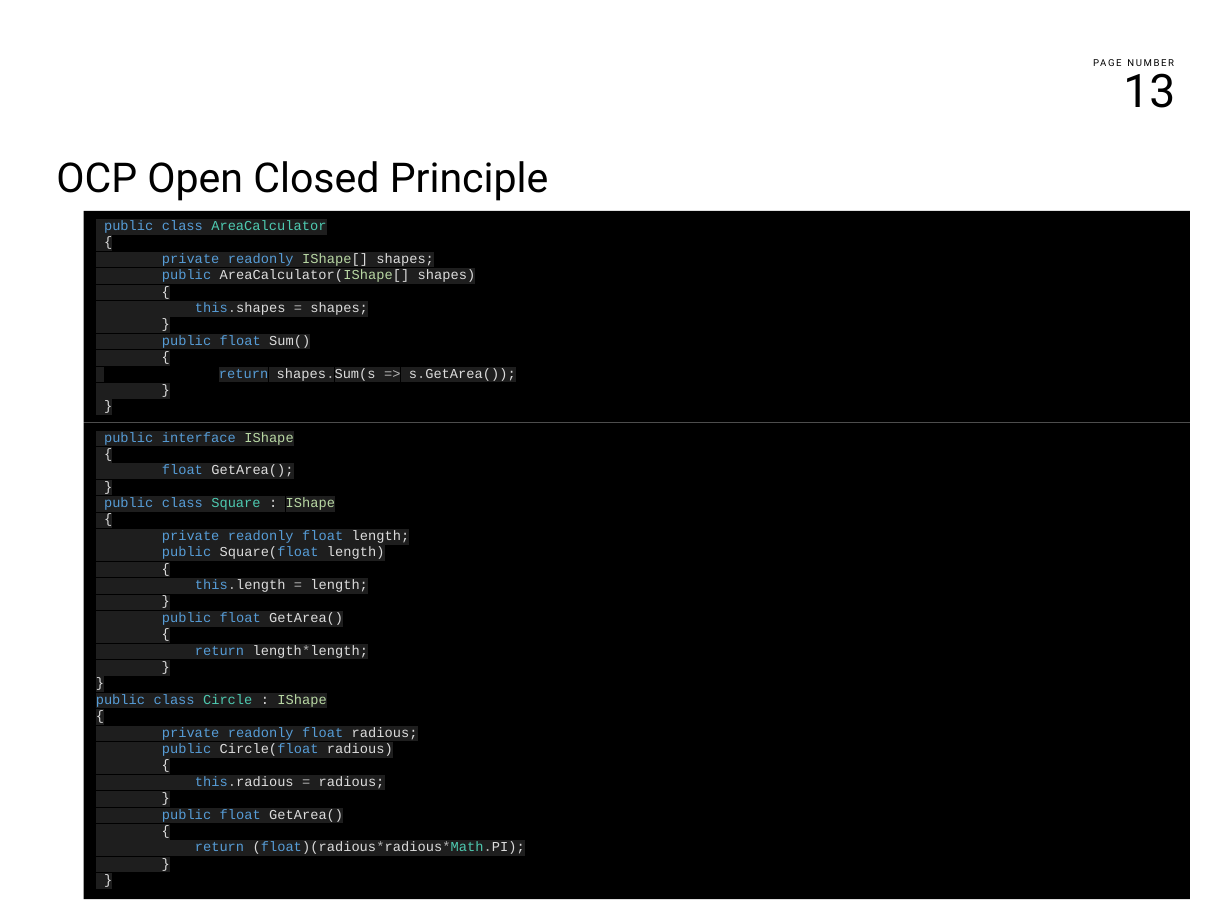
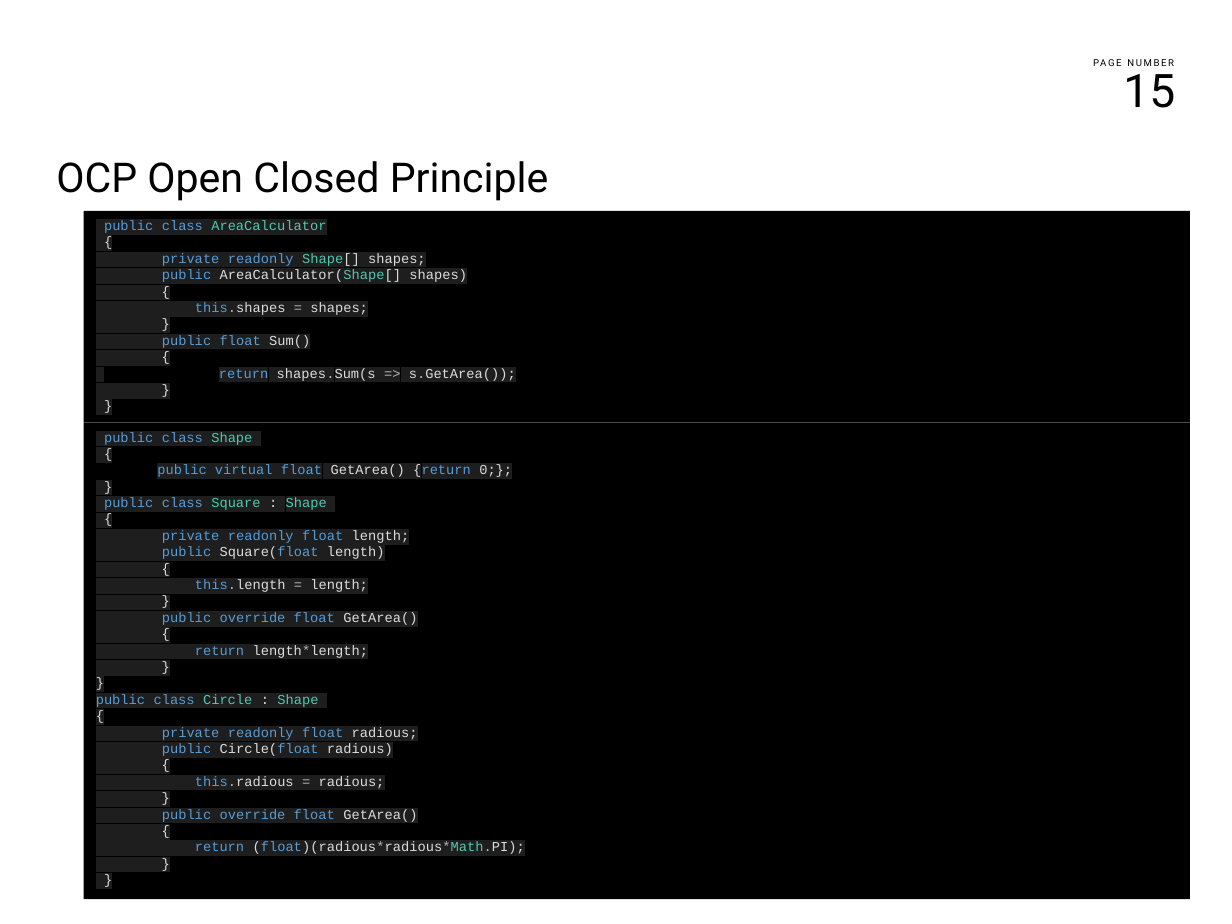
Before and after one commit to franco-melandri/SOLID, a slide deck: slide 15 of docs/solid.pptx (slide 13 before the commit). Drawn at 1232x924 pixels with LibreOffice and Linux fonts; fonts in the diff are those of the drawing; background and template pictures are left out. Boxes give left, top, right and bottom in pixels: in the first picture for what was removed or moved away, otherwise in the second. Text is boxed around its words. In the diff, an @@ line names an element or a change of style, - is before the commit and + after.

Commit message:
Last changes

```diff
--- a/docs/solid.pptx
+++ b/docs/solid.pptx
@@ page number at [1123, 65, 1175, 108]: text changed @@
-13
+15
@@ text in rectangle at [162, 253, 467, 282]: text changed @@
-private readonly IShape[] shapes;
-public AreaCalculator(IShape[] shapes)
+private readonly Shape[] shapes;
+public AreaCalculator(Shape[] shapes)
@@ text in rectangle at [104, 432, 252, 445]: text changed @@
-public interface IShape
+public class Shape
@@ text in rectangle at [157, 464, 512, 477]: text changed; text colour #DCDCDC to #569CD6 @@
-float GetArea();
+public virtual float GetArea() {return 0;};
@@ text in rectangle at [104, 497, 327, 510]: text changed @@
-public class Square : IShape
+public class Square : Shape
@@ text in rectangle at [162, 612, 417, 625]: text changed @@
-public float GetArea()
+public override float GetArea()
@@ text in rectangle at [96, 694, 318, 707]: text changed @@
-public class Circle : IShape
+public class Circle : Shape
@@ text in rectangle at [162, 809, 417, 822]: text changed @@
-public float GetArea()
+public override float GetArea()
```
Also in this commit, not shown: 6 other slides changed, 4 slides added.
